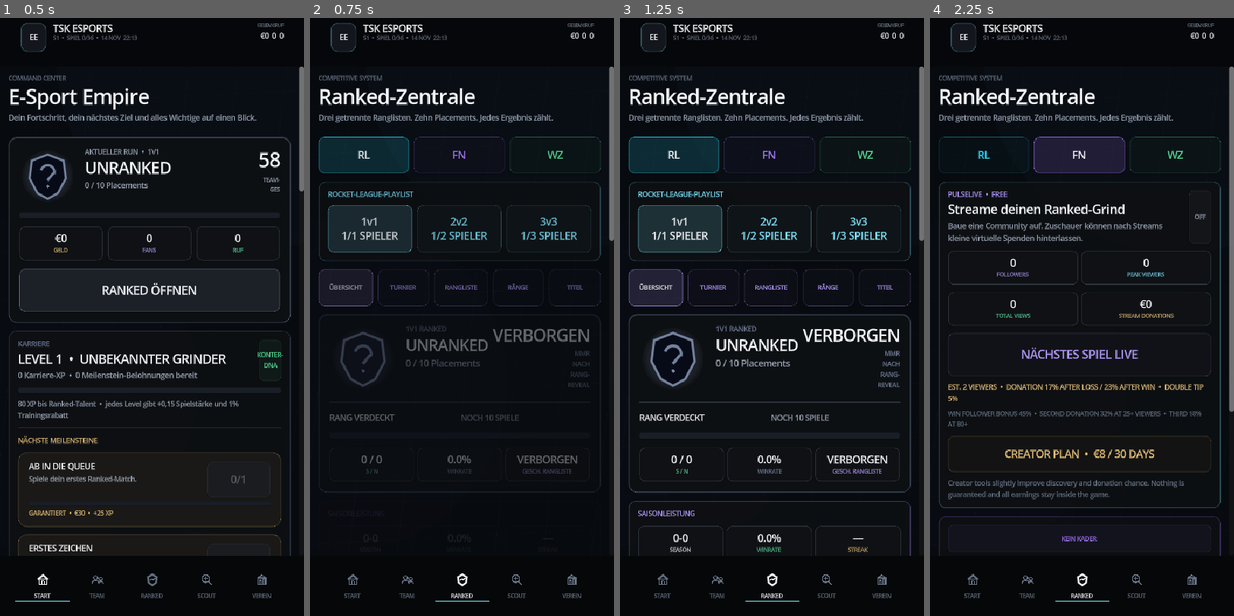
Above: before the commit, frames 1-4 (left to right).
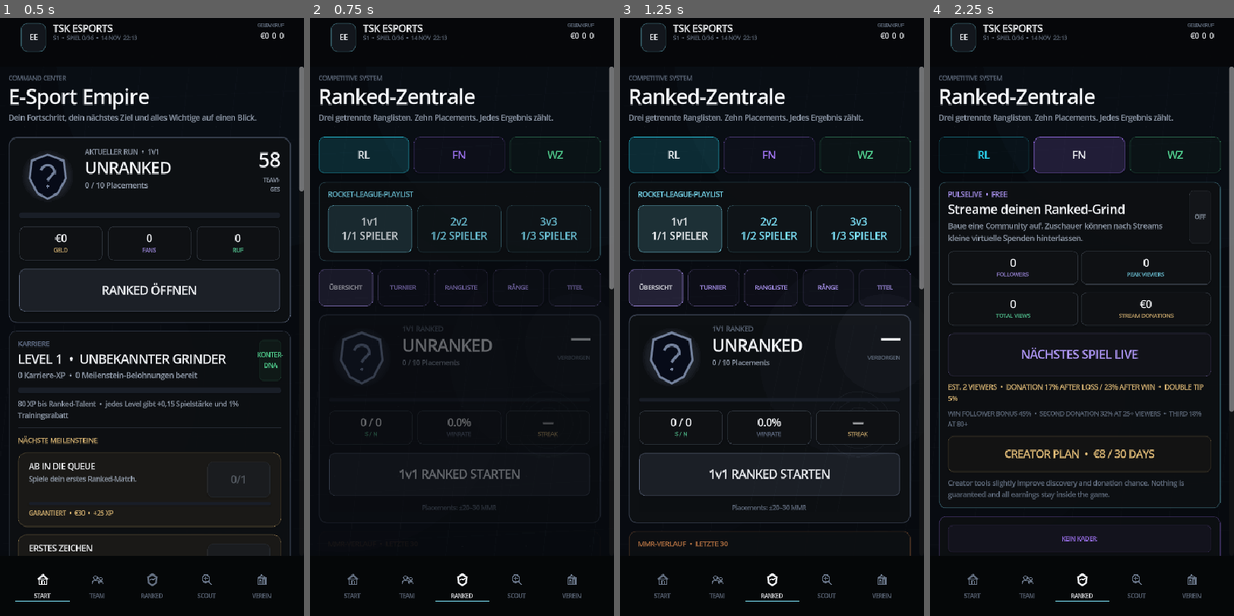
Above: after the commit, the same moments.

Repository: JasonTSKowner/E-Sport-Empire
Game: Godot game, scene res://scenes/Main.tscn
Same seed, same stepped clock (60 frames per second), same inputs: the game is played once before the commit and once after it.
Inputs:
- Up to frame 1 (0.5 s): no input
- Up to frame 2 (0.75 s): click "RANKED ÖFFNEN" at 0.5 s
- Up to frame 3 (1.25 s): no input
- Up to frame 4 (2.25 s): click "RL" at 1.25 s; click "FN" at 2 s

Frame 1 is identical in both runs. In frame 2, 2.4% of the frame differs, in the area x 3-100%, y 37-83%; in frame 3, 5.2%, in the area x 2-100%, y 37-90%; in frame 4, nothing differs.

Commit message:
v2.0: consolidate ranked into one competitive dashboard

Diff:
--- a/scripts/main.gd
+++ b/scripts/main.gd
@@ -1581,15 +1581,13 @@
 	var playlist := game.selected_rl_playlist()
 	var record := game.playlist_record(playlist)
 	page_content.add_child(_rank_profile_card(playlist))
-	page_content.add_child(_rank_stats_card(playlist))
 	page_content.add_child(_mmr_graph_card(playlist))
+	page_content.add_child(_section_title("LETZTE SPIELE", "Die letzten Ranked-Ergebnisse in %s." % playlist))
+	_build_playlist_history(page_content, playlist, 5)
 	page_content.add_child(_circuit_overview_card())
-	page_content.add_child(_ranked_queue_card(playlist))
-	page_content.add_child(_section_title("LETZTE SPIELE", "Ranked-Ergebnisse in %s" % playlist))
-	_build_playlist_history(page_content, playlist, 6)
-	page_content.add_child(_streaming_card())
 	if int(record.get("played", 0)) >= 3:
 		page_content.add_child(_cup_card("Rocket League"))
+	page_content.add_child(_streaming_card())
 
 
 func _circuit_overview_card() -> Control:
@@ -1735,78 +1733,78 @@
 	var placed := placements >= 10
 	var actual_rank := RankedDataRef.rank_for_mmr(mmr, playlist)
 	var shown_rank := actual_rank if placed else RankedDataRef.unranked_data(mmr)
-	var accent := RankedDataRef.color_for_family(str(shown_rank["family"]))
+	var accent := RankedDataRef.color_for_family(str(shown_rank.get("family", "Unranked")))
+
 	var panel := UI.hero(accent)
+	var art := HeroArtRef.new()
+	art.configure(accent, "ranked")
+	panel.add_child(art)
+
 	var box := VBoxContainer.new()
-	box.add_theme_constant_override("separation", 13)
+	box.add_theme_constant_override("separation", 12)
 	panel.add_child(box)
-	var header := HBoxContainer.new()
-	header.add_theme_constant_override("separation", 13)
-	header.add_child(_rank_emblem(shown_rank, 100.0))
+
+	var top := HBoxContainer.new()
+	top.add_theme_constant_override("separation", 12)
+	top.add_child(_rank_emblem(shown_rank, 96.0))
+
 	var identity := VBoxContainer.new()
 	identity.size_flags_horizontal = Control.SIZE_EXPAND_FILL
-	identity.add_theme_constant_override("separation", 3)
-	identity.add_child(UI.overline("%s RANKED" % playlist, accent))
-	identity.add_child(UI.heading("UNRANKED" if not placed else str(actual_rank["tier_name"]), 22))
-	var equipped_title := game.equipped_title()
-	if not equipped_title.is_empty():
-		identity.add_child(
-			UI.label(
-				str(equipped_title.get("label", "")),
-				9,
-				TitleDataRef.color_for(equipped_title),
-				800
-			)
-		)
+	identity.add_theme_constant_override("separation", 2)
+	identity.add_child(UI.overline("%s RANKED" % playlist, UI.DIM))
+	identity.add_child(UI.label("UNRANKED" if not placed else str(actual_rank.get("tier_name", "RANKED")), 24, UI.TEXT, 800))
 	identity.add_child(
 		UI.label(
-			"%d / 10 Placements" % placements if not placed else "Division %s" % str(actual_rank["division_roman"]),
-			13,
+			"%d / 10 Placements" % placements
+			if not placed
+			else "Division %s" % str(actual_rank.get("division_roman", "I")),
+			10,
 			UI.MUTED,
 			700
 		)
 	)
-	header.add_child(identity)
+	top.add_child(identity)
+
 	var rating := VBoxContainer.new()
-	var rating_value := UI.label(str(mmr) if placed else "VERBORGEN", 24 if not placed else 28, UI.TEXT, 800)
+	var rating_value := UI.label("—" if not placed else str(mmr), 29, UI.TEXT, 800)
 	rating_value.horizontal_alignment = HORIZONTAL_ALIGNMENT_RIGHT
-	var rating_cap := UI.label("MMR NACH RANG-REVEAL" if not placed else "MMR", 9 if not placed else 10, accent, 800)
+	var rating_cap := UI.label("MMR" if placed else "VERBORGEN", 8, UI.DIM, 800)
 	rating_cap.horizontal_alignment = HORIZONTAL_ALIGNMENT_RIGHT
 	rating.add_child(rating_value)
 	rating.add_child(rating_cap)
-	header.add_child(rating)
-	box.add_child(header)
-	box.add_child(UI.separator(Color(accent.r, accent.g, accent.b, 0.28)))
+	top.add_child(rating)
+	box.add_child(top)
+
 	if not placed:
-		var placement_labels := HBoxContainer.new()
-		var left := UI.label("RANG VERDECKT", 12, UI.TEXT, 800)
-		left.size_flags_horizontal = Control.SIZE_EXPAND_FILL
-		placement_labels.add_child(left)
-		placement_labels.add_child(UI.label("NOCH %d SPIELE" % (10 - placements), 11, UI.MUTED, 700))
-		box.add_child(placement_labels)
-		box.add_child(UI.progress(placements, 10, accent, 9))
+		box.add_child(UI.progress(placements, 10, accent, 6))
 	else:
-		var next_rank := RankedDataRef.next_rank_for_mmr(mmr, playlist)
 		var progress := RankedDataRef.progress_for_mmr(mmr, playlist)
-		var progress_labels := HBoxContainer.new()
-		var current := UI.label(str(actual_rank["compact_name"]), 12, UI.TEXT, 800)
-		current.size_flags_horizontal = Control.SIZE_EXPAND_FILL
-		progress_labels.add_child(current)
-		var target_text := "MAX. RANG" if str(actual_rank["family"]) == "Supersonic Legend" else "%s  •  %d" % [str(next_rank["compact_name"]), int(actual_rank["next_minimum"])]
-		progress_labels.add_child(UI.label(target_text, 11, UI.MUTED, 700))
-		box.add_child(progress_labels)
-		box.add_child(UI.progress(float(progress["value"]), float(progress["maximum"]), accent, 9))
-	var footer := HBoxContainer.new()
-	footer.add_child(_metric_block("S / N", "%d / %d" % [int(record.get("wins", 0)), int(record.get("losses", 0))], UI.GREEN))
-	footer.add_child(_metric_block("WINRATE", "%.1f%%" % RankedDataRef.win_rate(record), accent))
-	footer.add_child(
-		_metric_block(
-			"GESCH. RANGLISTE",
-			"VERBORGEN" if not placed else "#%s" % GameDataRef.format_number(RankedDataRef.estimated_position(mmr, playlist)),
-			UI.PURPLE
-		)
-	)
-	box.add_child(footer)
+		box.add_child(UI.progress(float(progress.get("value", 0)), float(progress.get("maximum", 1)), accent, 6))
+
+	var streak := int(record.get("streak", 0))
+	var metric_row := HBoxContainer.new()
+	metric_row.add_theme_constant_override("separation", 6)
+	metric_row.add_child(_metric_block("S / N", "%d / %d" % [int(record.get("wins", 0)), int(record.get("losses", 0))], UI.GREEN))
+	metric_row.add_child(_metric_block("WINRATE", "%.1f%%" % RankedDataRef.win_rate(record), accent))
+	metric_row.add_child(_metric_block("STREAK", "%s%d" % ["W" if streak > 0 else "L" if streak < 0 else "—", abs(streak)] if streak != 0 else "—", UI.GOLD))
+	box.add_child(metric_row)
+
+	var available := game.can_queue_playlist(playlist)
+	var required := game.playlist_required_players(playlist)
+	var roster_size := game.roster_for("Rocket League").size()
+	var queue_text := "%s RANKED STARTEN" % playlist if available else "NOCH %d SPIELER HOLEN" % maxi(0, required - roster_size)
+	var queue := UI.button(queue_text, accent, available)
+	queue.disabled = not available
+	queue.pressed.connect(_start_match.bind("Rocket League"))
+	box.add_child(queue)
+
+	var model := UI.label(
+		"Placements: ±20–30 MMR" if not placed else "Normales Ranked: ca. ±9–11 MMR  •  Gegner-MMR wird berücksichtigt",
+		9,
+		UI.DIM
+	)
+	model.horizontal_alignment = HORIZONTAL_ALIGNMENT_CENTER
+	box.add_child(model)
 	return panel
 
 
